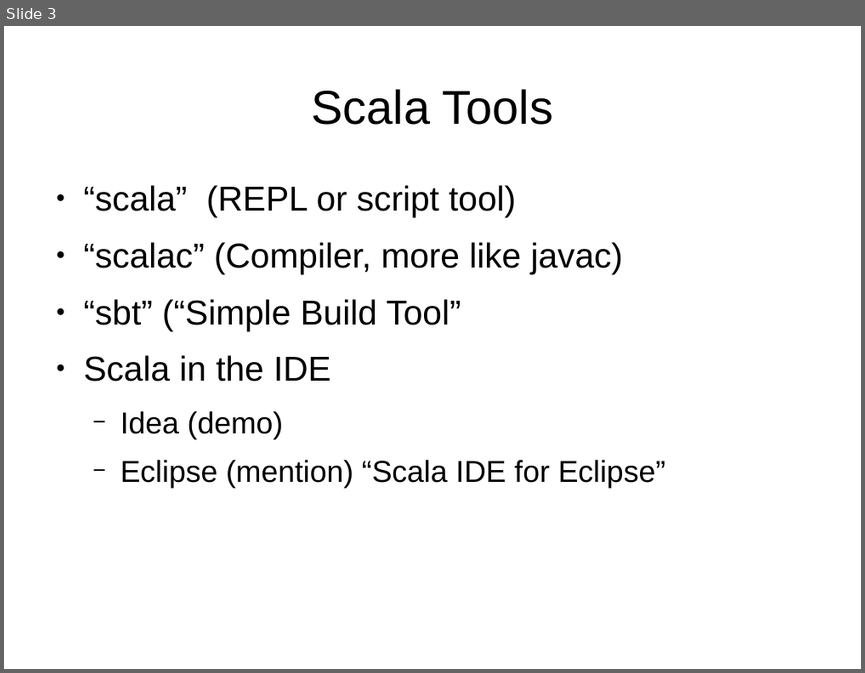
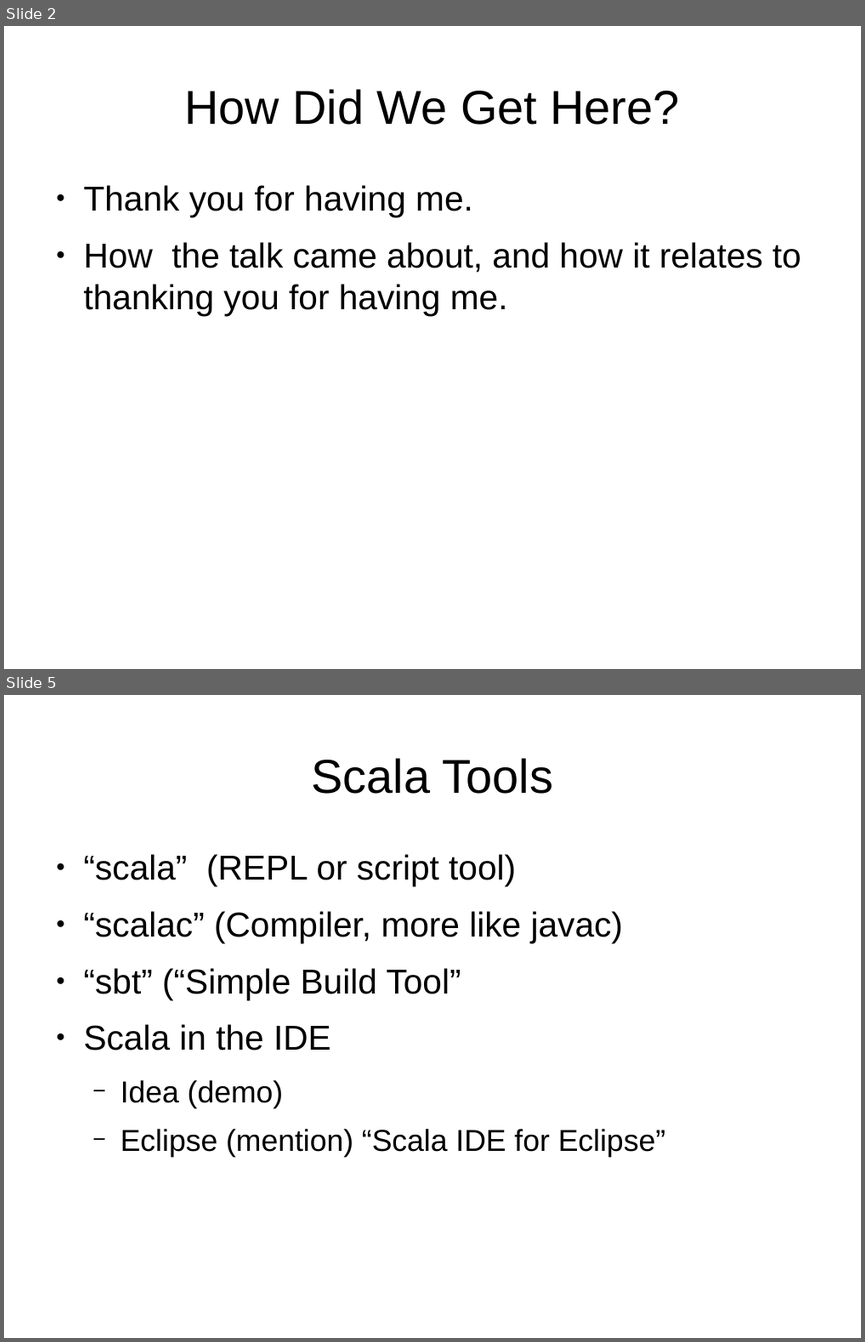
Before and after one commit to JohnLockwood/ScalaTalkSacjug, a slide deck: ScalaDecember2014.odp. Shown one above the other, each under a label of ours: slide 3 before the commit, slides 2 and 5 after it; the slides between them are not shown. The pictures are 865x673 and 865x1342 pixels, drawn with LibreOffice and Linux fonts; fonts in the diff are those of the drawing. Boxes give left, top, right and bottom in pixels: in the first picture for what was removed or moved away, otherwise in the second. Text is boxed around its words. In the diff, an @@ line names an element or a change of style, - is before the commit and + after.

```diff
--- a/ScalaDecember2014.odp
+++ b/ScalaDecember2014.odp
@@ slide 2 added at [4,26,861,669], background #FFFFFF @@
@@ title added at [184,89,680,125], 44 pt, text #000000 @@
+How Did We Get Here?
@@ text added at [84,185,801,315], 32 pt, text #000000 @@
+● Thank you for having me.
+● How the talk came about, and how it relates to thanking you for having me.
@@ what was slide 3 is now slide 5 @@
```
Also in this commit, not shown: 7 slides changed, 4 other slides added, 2 slides removed, 20 other files.
